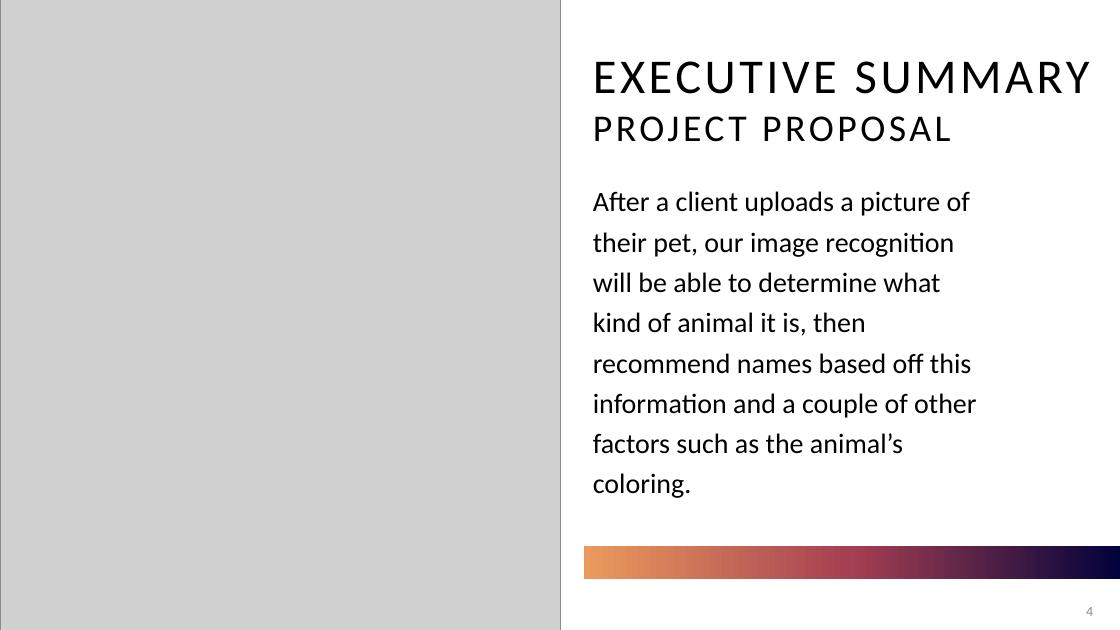
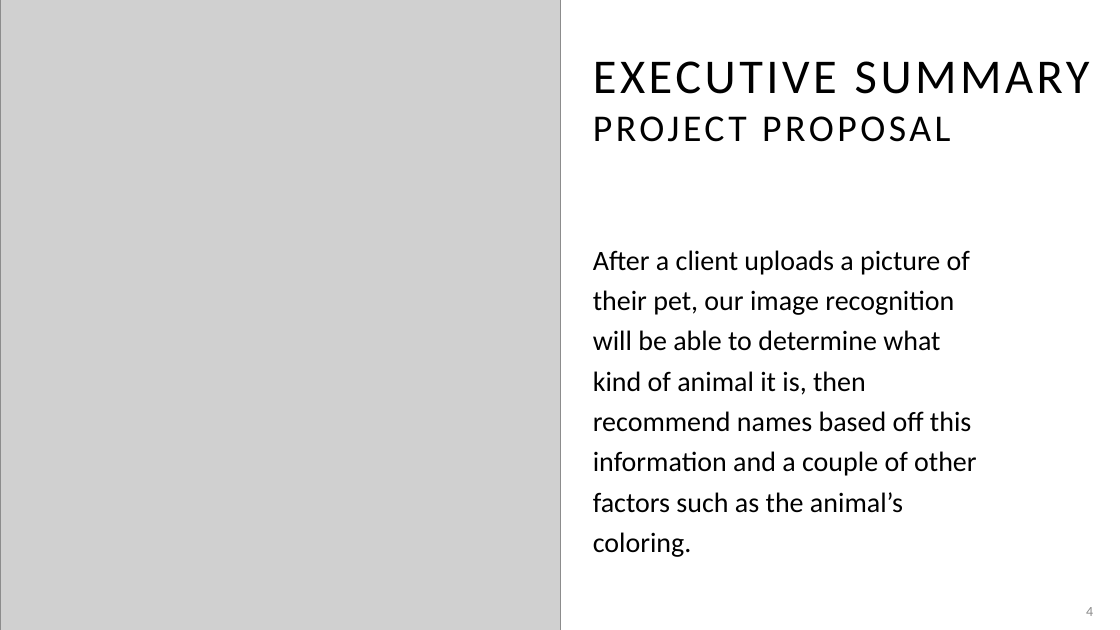
Before and after one commit to adriaonline/CPT200SP24-Team1, a slide deck: slide 4 of Phase 1 - Presentation.pptx. Drawn at 1120x630 pixels with LibreOffice and Linux fonts; fonts in the diff are those of the drawing; grey boxes stand for pictures. Boxes give left, top, right and bottom in pixels: in the first picture for what was removed or moved away, otherwise in the second. Text is boxed around its words. In the diff, an @@ line names an element or a change of style, - is before the commit and + after.

```diff
--- a/Phase 1 - Presentation.pptx
+++ b/Phase 1 - Presentation.pptx
@@ text "After a client uploads a ...": place and size @@
-text "After a client uploads a ..." at <box>593,191,976,498</box>
+text "After a client uploads a ..." at <box>593,250,976,557</box>
@@ rectangle removed at <box>585,546,1120,580</box> @@
```
Also in this commit, not shown: 4 other slides changed.
